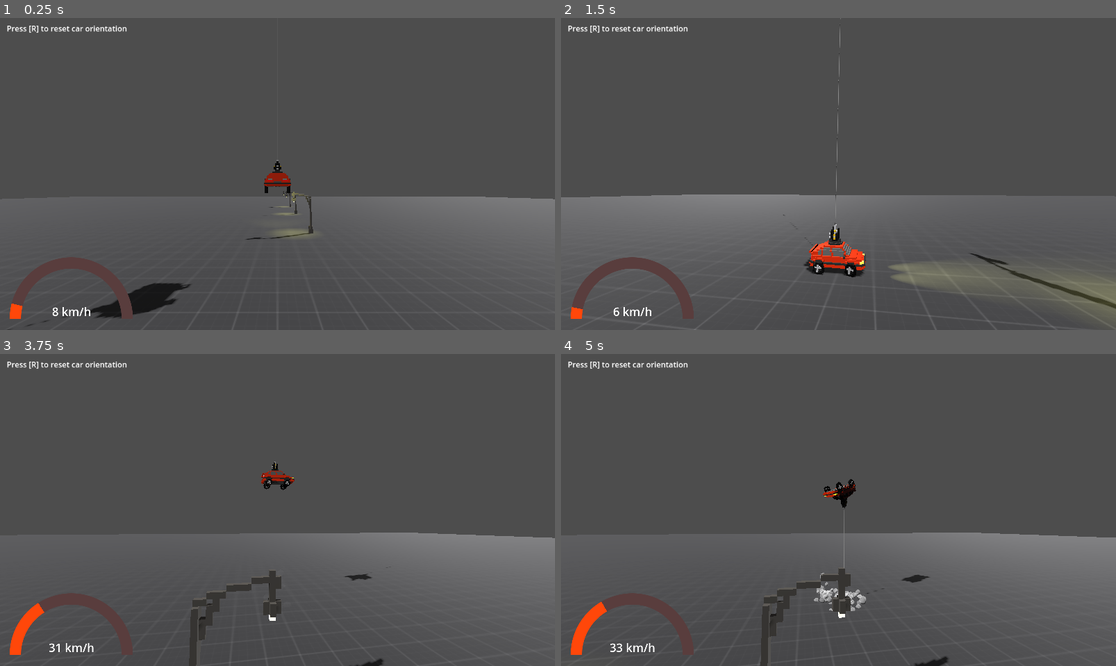
Above: before the commit, frames 1-4 (two rows, left to right).
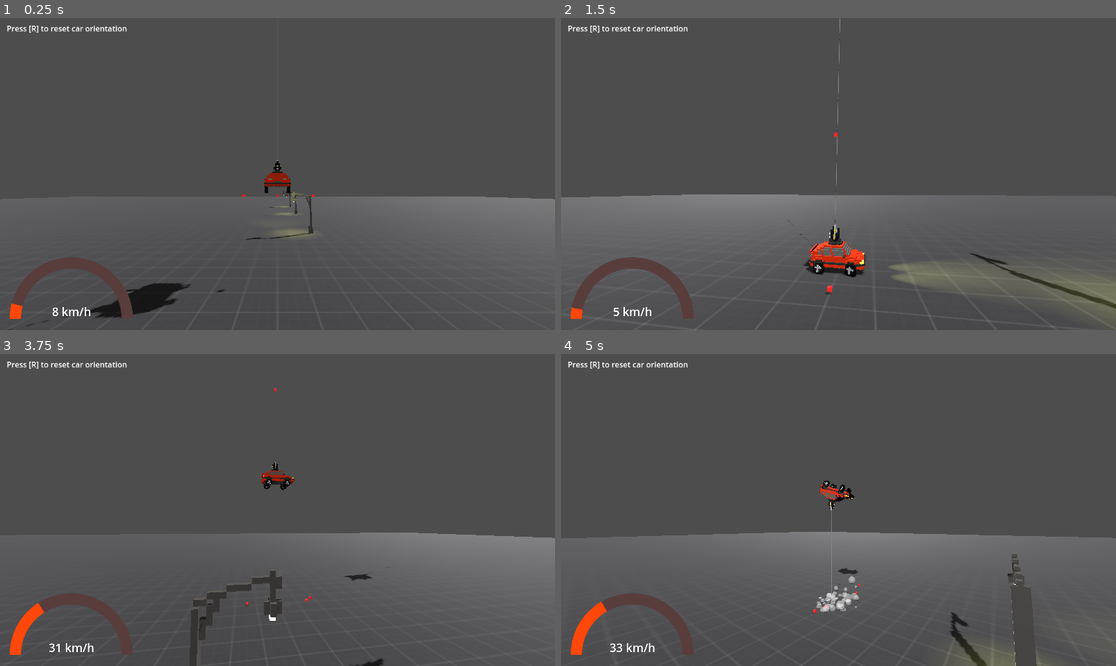
Above: after the commit, the same moments.

Repository: applejag/bornhack-2024-game
Game: Godot game, scene res://scenes/world.tscn
Two runs of this game, one before a commit and one after it. Both use one fixed random seed, a clock stepped at 60 frames per second and the inputs below.
Inputs:
- Up to frame 1 (0.25 s): no input
- Up to frame 2 (1.5 s): tap R (reset_car) at 0.5, 1.25 s; hold D (steer_right) 0.53-1.28 s; tap Ctrl (fire, bound only after the commit) at 0.6, 1.35 s; tap Space (jump) at 0.77 s; hold S (move_back) from 1.28 s (still down)
- Up to frame 3 (3.75 s): tap Space (jump) at 1.52, 3.02 s; tap R (reset_car) at 2, 2.75, 3.5 s; release S (move_back) at 2.03 s; hold D (steer_right) 2.03-2.78 s; tap Ctrl (fire, bound only after the commit) at 2.1, 2.85, 3.6 s; hold W (move_forward) 2.78-3.53 s; hold A (steer_left) from 3.53 s (still down)
- Up to frame 4 (5 s): keep holding A (steer_left); tap Space (jump) at 3.77, 4.52 s; tap R (reset_car) at 4.25 s; tap Ctrl (fire, bound only after the commit) at 4.35 s

The runs differ from the first frame. In frame 1, less than 0.1% of the frame differs, in the area x 22-57%, y 56-88%; in frame 2, 0.2%; in frame 3, less than 0.1%; in frame 4, 3.3%, in the area x 20-100%, y 40-100%.

Commit message:
Bullet shooting

Diff:
--- a/project.godot
+++ b/project.godot
@@ -57,6 +57,14 @@
 , Object(InputEventJoypadButton,"resource_local_to_scene":false,"resource_name":"","device":-1,"button_index":3,"pressure":0.0,"pressed":false,"script":null)
 ]
 }
+fire={
+"deadzone": 0.5,
+"events": [Object(InputEventKey,"resource_local_to_scene":false,"resource_name":"","device":-1,"window_id":0,"alt_pressed":false,"shift_pressed":false,"ctrl_pressed":false,"meta_pressed":false,"pressed":false,"keycode":0,"physical_keycode":4194326,"key_label":0,"unicode":0,"echo":false,"script":null)
+, Object(InputEventKey,"resource_local_to_scene":false,"resource_name":"","device":-1,"window_id":0,"alt_pressed":false,"shift_pressed":false,"ctrl_pressed":false,"meta_pressed":false,"pressed":false,"keycode":0,"physical_keycode":4194309,"key_label":0,"unicode":0,"echo":false,"script":null)
+, Object(InputEventKey,"resource_local_to_scene":false,"resource_name":"","device":-1,"window_id":0,"alt_pressed":false,"shift_pressed":false,"ctrl_pressed":false,"meta_pressed":false,"pressed":false,"keycode":0,"physical_keycode":70,"key_label":0,"unicode":102,"echo":false,"script":null)
+, Object(InputEventJoypadButton,"resource_local_to_scene":false,"resource_name":"","device":-1,"button_index":1,"pressure":0.0,"pressed":false,"script":null)
+]
+}
 
 [rendering]
 
--- /dev/null
+++ b/scenes/PlayerShooting.gd
@@ -0,0 +1,15 @@
+extends Node3D
+
+@export var bullet: PackedScene = preload("res://scenes/bullet.tscn")
+@export var bullet_speed: float = 100
+
+func _process(_delta) -> void:
+	if Input.is_action_just_pressed("fire"):
+		fire()
+
+func fire() -> void:
+	var clone: RigidBody3D = bullet.instantiate() as RigidBody3D;
+	get_tree().root.add_child(clone)
+	clone.global_position = global_position
+	clone.global_rotation = global_rotation
+	clone.linear_velocity = -global_basis.z * bullet_speed
--- /dev/null
+++ b/scenes/bullet.tscn
@@ -0,0 +1,25 @@
+[gd_scene load_steps=4 format=3 uid="uid://b64x676dtfy43"]
+
+[sub_resource type="StandardMaterial3D" id="StandardMaterial3D_yhuo1"]
+albedo_color = Color(1, 0.227451, 0.227451, 1)
+metallic = 0.6
+emission_enabled = true
+emission = Color(1, 0, 0, 1)
+emission_energy_multiplier = 3.0
+
+[sub_resource type="BoxMesh" id="BoxMesh_4qejl"]
+material = SubResource("StandardMaterial3D_yhuo1")
+size = Vector3(0.1, 0.1, 0.1)
+
+[sub_resource type="SphereShape3D" id="SphereShape3D_nq2i1"]
+radius = 0.1
+
+[node name="Bullet" type="RigidBody3D"]
+gravity_scale = 0.5
+continuous_cd = true
+
+[node name="MeshInstance3D" type="MeshInstance3D" parent="."]
+mesh = SubResource("BoxMesh_4qejl")
+
+[node name="CollisionShape3D" type="CollisionShape3D" parent="."]
+shape = SubResource("SphereShape3D_nq2i1")
--- a/scenes/player.tscn
+++ b/scenes/player.tscn
@@ -1,9 +1,10 @@
-[gd_scene load_steps=30 format=3 uid="uid://23nfu1lwkvmx"]
+[gd_scene load_steps=32 format=3 uid="uid://23nfu1lwkvmx"]
 
 [ext_resource type="Script" path="res://scenes/player.gd" id="1_8nyy8"]
 [ext_resource type="Texture2D" uid="uid://rd00dwxpqvid" path="res://models/saab9000_0.png" id="2_0iup4"]
 [ext_resource type="Script" path="res://scenes/camera.gd" id="2_hiin7"]
 [ext_resource type="PackedScene" uid="uid://ct8a6f36d60rt" path="res://models/saab_9000.tscn" id="4_oq0nv"]
+[ext_resource type="Script" path="res://scenes/PlayerShooting.gd" id="4_ruh3n"]
 
 [sub_resource type="Curve" id="Curve_kfhhm"]
 _data = [Vector2(0, 0), 0.0, 0.0, 0, 0, Vector2(1, 1), 0.0, 0.0, 0, 0]
@@ -192,6 +193,8 @@
 bottom_radius = 0.01
 height = 10.0
 radial_segments = 10
+
+[sub_resource type="PointMesh" id="PointMesh_uavb6"]
 
 [sub_resource type="Curve" id="Curve_nfnpm"]
 _data = [Vector2(0, 1), 0.0, 0.0, 0, 0, Vector2(1, 0), 0.0, 0.0, 0, 0]
@@ -377,6 +380,14 @@
 transform = Transform3D(-1, 3.82137e-15, 2.62268e-07, -2.62268e-07, 4.37114e-08, -1, -1.52855e-14, -1, -4.37114e-08, 1.95399e-14, 2.38419e-07, -5.3783)
 mesh = SubResource("CylinderMesh_sdq05")
 
+[node name="ShootPoint" type="Marker3D" parent="Cannon"]
+transform = Transform3D(1, 0, 0, 0, 1, 0, 0, 0, 1, 0, -1.49012e-08, -0.474729)
+script = ExtResource("4_ruh3n")
+bullet_speed = 30.0
+
+[node name="GPUParticles3D" type="GPUParticles3D" parent="Cannon/ShootPoint"]
+draw_pass_1 = SubResource("PointMesh_uavb6")
+
 [node name="saab9000" parent="." instance=ExtResource("4_oq0nv")]
 transform = Transform3D(-2.18557e-08, 0, 0.5, 0, 0.5, 0, -0.5, 0, -2.18557e-08, 0, -0.0963624, 0)
 
--- a/scenes/world.tscn
+++ b/scenes/world.tscn
@@ -1,10 +1,11 @@
-[gd_scene load_steps=10 format=3 uid="uid://5x08nt4mer6g"]
+[gd_scene load_steps=11 format=3 uid="uid://5x08nt4mer6g"]
 
 [ext_resource type="Texture2D" uid="uid://bfhxhasa5xwu6" path="res://textures/Kenney-Prototype/Dark/texture_01.png" id="1_41lgv"]
 [ext_resource type="PackedScene" uid="uid://23nfu1lwkvmx" path="res://scenes/player.tscn" id="1_o1hnk"]
 [ext_resource type="Texture2D" uid="uid://ckf316dlvi6vh" path="res://textures/semicircle.png" id="2_tg7hh"]
 [ext_resource type="Script" path="res://scenes/speedometer.gd" id="3_kxqka"]
 [ext_resource type="PackedScene" uid="uid://ctvbdf6s8kgus" path="res://models/light_post.tscn" id="5_57wtt"]
+[ext_resource type="PackedScene" uid="uid://b64x676dtfy43" path="res://scenes/bullet.tscn" id="6_t72i3"]
 
 [sub_resource type="PlaneMesh" id="PlaneMesh_23hjl"]
 
@@ -105,3 +106,12 @@
 
 [node name="light-post3" parent="." instance=ExtResource("5_57wtt")]
 transform = Transform3D(-4.37114e-08, 0, -1, 0, 1, 0, 1, 0, -4.37114e-08, 2.25481, 4.76837e-07, -30.5398)
+
+[node name="Bullet" parent="." instance=ExtResource("6_t72i3")]
+transform = Transform3D(1, 0, 0, 0, 1, 0, 0, 0, 1, 0, 3, 0)
+
+[node name="Bullet2" parent="." instance=ExtResource("6_t72i3")]
+transform = Transform3D(1, 0, 0, 0, 1, 0, 0, 0, 1, -1.39778, 3, 0)
+
+[node name="Bullet3" parent="." instance=ExtResource("6_t72i3")]
+transform = Transform3D(1, 0, 0, 0, 1, 0, 0, 0, 1, 1.45911, 3, 0)
